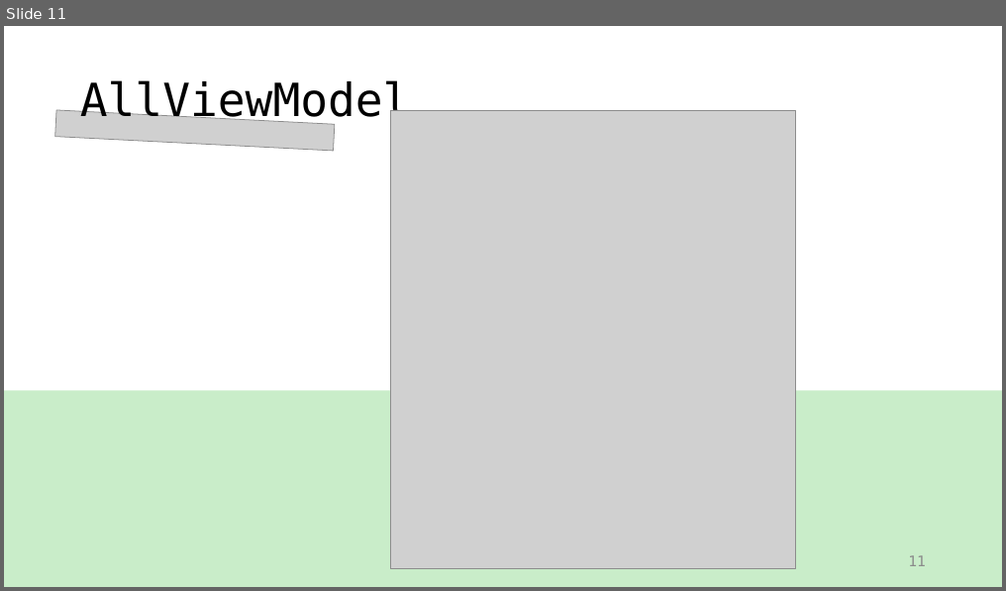
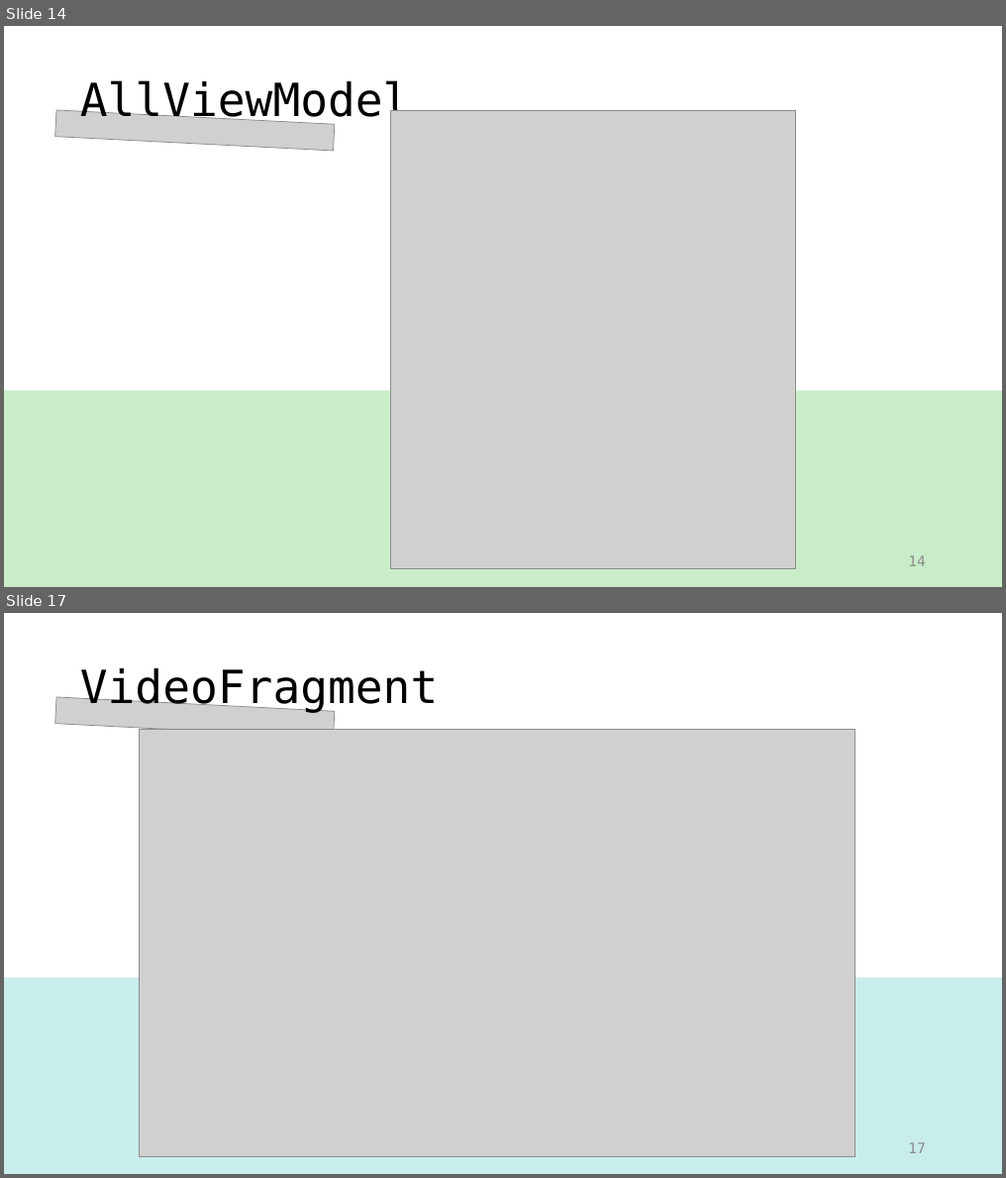
Before and after one commit to ccckyc/draw, a slide deck: Zoo.pptx. Shown one above the other, each under a label of ours: slide 11 before the commit, slides 14 and 17 after it; the slides between them are not shown. The pictures are 1006x591 and 1006x1178 pixels, drawn with LibreOffice and Linux fonts; fonts in the diff are those of the drawing; grey boxes stand for pictures. Boxes give left, top, right and bottom in pixels: in the first picture for what was removed or moved away, otherwise in the second. Text is boxed around its words. In the diff, an @@ line names an element or a change of style, - is before the commit and + after.

```diff
--- a/Zoo.pptx
+++ b/Zoo.pptx
@@ slide 17 added at (4, 613, 1002, 1174), background #FFFFFF @@
@@ title added at (80, 668, 439, 714), 44 pt, text #000000 @@
+VideoFragment
@@ picture added at (55, 697, 335, 738) @@
@@ picture added at (140, 730, 855, 1158) @@
@@ rectangle added at (4, 977, 1002, 1174), fill #C9EDEA @@
@@ page number added at (908, 1143, 926, 1154), 14 pt, text #8C8C8C @@
+17
@@ what was slide 11 is now slide 14 @@
@@ page number at (908, 556, 926, 567): text changed @@
-11
+14
```
Also in this commit, not shown: 7 slides changed, 7 other slides added, 2 slides removed.
